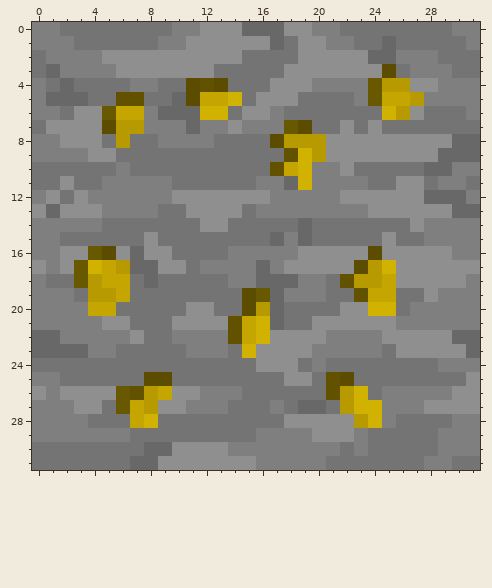
A pixel-art sprite gets an edit: blocks/Samarium_ore.png. The picture above is the old version.
The file is 32x32 pixels. Colours within 5 levels of each other are drawn and written as one.
Now the later version:
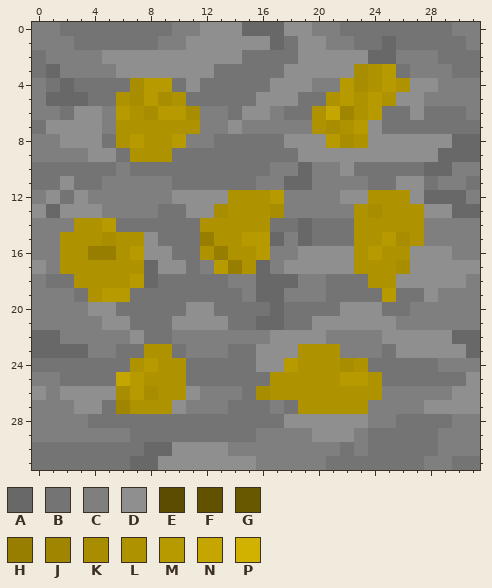
Palette (. is transparent): A #686868  B #747474  C #7f7f7f  D #8f8f8f  E #5b4c00  F #625200  G #685800  H #977d00  J #a08500  K #a88d00  L #af9200  M #b79a00  N #c5a600  P #d2b200
What changed:
@@ x 0..31 @@
  2 BCCCCDDDDDDDDDDBBBBDDDDDAACCCBBB
- 3 BACCCCDDDDDDDBBBBBDDDDDDDEBCCCBB
- 4 CBABBBBCCBBEFEBBBDDDCCCCGMMDDCCC
- 5 CAAABBFFBBAENNPBDDDBBBBCGNNMCCCC
- 6 CCBDDGNNCAAAPPBDDCBBBBBBBPMDBBBC
- 7 BDDDDEMMCCCACCDCCCGEBBDBDBBBBBBB
- 8 CCDDDBMBBCCCCBBBBEMMMDDDDDDDDDAA
- 9 CCCCDDBBBBBBBBBBBBFPMDDDDDDDDAAA
-10 BBBBBBCBBBBBBBBBBFNPCCDBBBBBAACC
-11 BBDBBCCCCCBBBBBBCCAPCCCCBBDDBCCB
-12 CDBDCCCCCCDDDDDDDCCCCCDDDDDDAAAC
-13 DADDDCCCCBBDDDDBCCCCCCCCDDDDDDAA
-14 CCCCCBBBBBBBDDBBBBBABBBBBBBDCCCC
-15 CCBBBBBBDBBBBBBBBACABBBBBDBBCCCC
-16 CCDDGEDADDBBBBCCCCCDDDDDEDDDDDCC
-17 DCDGPNMAADDBCCCCACDDDDDEMPDDDDDD
-18 CBBGMNNBABBBBBCCAAACCBFMMNDDDDDC
-19 CCCBMMNBBBBBBBBEGACCCBBFNNBBDCCC
-20 CCCCNNBBBBBDDBBEMABBBBDDPPBCCCCC
-21 CCCCCDDBBBDDDDFNPABBDDDDDDCCCCCC
-22 AACCCCCDBBCCCCFNPDDDDCCCCDDDDDAA
-23 AAAACCBBBBBCCCBPDDDDCCCCCBDDDDDA
-24 BBBBBBBBBBBBBBBBDDDBCBBBBBBBBCCC
-25 CCBBBBBBEEBBBBBBBBDDBFEBBBBBBBBD
-26 DCDDDDGFMNDDCCCBBBBBBFMPBCCCCCDD
-27 CCCDDBGNMDDCCCBBBCBAABMPPCCCDDDD
-28 CCCCBBBNPBBBBBBBBBDDDDDMPCBBBBCC
+ 3 BACCCCDDDDDDDBBBBBDDDDDKLMBCCCBB
+ 4 CBABBBBKMMBDBBBBBDDDCCMKLMLDDCCC
+ 5 CAAABBLKMKLBBBBBDDDBBLMLMLDDCCCC
+ 6 CCBDDCMLKMMKCCBDDCBBLNJLMBBDBBBC
+ 7 BDDDDCLLLLLLCCDCCCCCLKLMDBBBBBBB
+ 8 CCDDDBLMLLMCCBBBBBDDDMKLDDDDDDAA
+ 9 CCCCDDBLLLBBBBBBBBBDDDDDDDDDDAAA
+10 BBBBBBCBBBBBBBBBBCCACCDBBBBBAACC
+11 BBDBBCCCCCBBBBBBCCAACCCCBBDDBCCB
+12 CDBDCCCCCCDDDDLLLMCCCCDDLLLDAAAC
+13 DADDDCCCCBBDDKLLLKCCCCCLKLLLDDAA
+14 CCCLLMBBBBBBLLLLLBBABBBLLLLLCCCC
+15 CCLLLKLLDBBBHLLMMACABBBLLMKLCCCC
+16 CCLLHHLMDDBBLHLLMCCDDDDLMLLDDDCC
+17 DCLLLLLLADDBCMHLACDDDDDLLLKDDDDD
+18 CBBLLLLMABBBBBCCAAACCBBBLLDDDDDC
+19 CCCBLMMBBBBBBBBCAACCCBBBBMBBDCCC
+20 CCCCDDBBBBBDDBBBBABBBBDDDBBCCCCC
+21 CCCCCDDBBBDDDDBBAABBDDDDDDCCCCCC
+22 AACCCCCDBBCCCCCCCDDDDCCCCDDDDDAA
+23 AAAACCBBLLBCCCBBDDDLLLCCCBDDDDDA
+24 BBBBBBBLMLLBBBBBDDMLLLKLBBBBBCCC
+25 CCBBBBNMLLLBBBBBBLLLLLMMLBBBBBBD
+26 DCDDDDKMKLLDCCCBKLLLLLLLLCCCCCDD
+27 CCCDDBJLLLDCCCBBBCBLLLLLCCCCDDDD
+28 CCCCBBBBBBBBBBBBBBDDDDDDCCBBBBCC
 29 CCCCCCCBBBBBBBBBCCCCDDDCBBBBBCCC
Boxes around the changes in both pictures, in picture pixels (x1, y1, x2, y2):
changed: (60, 64, 424, 428)
